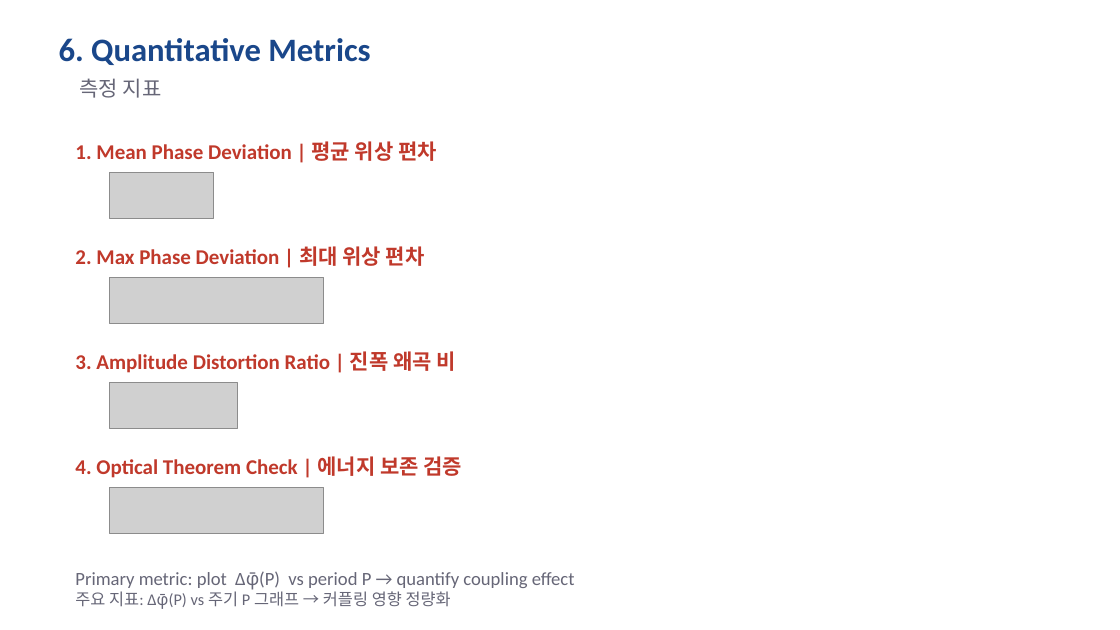
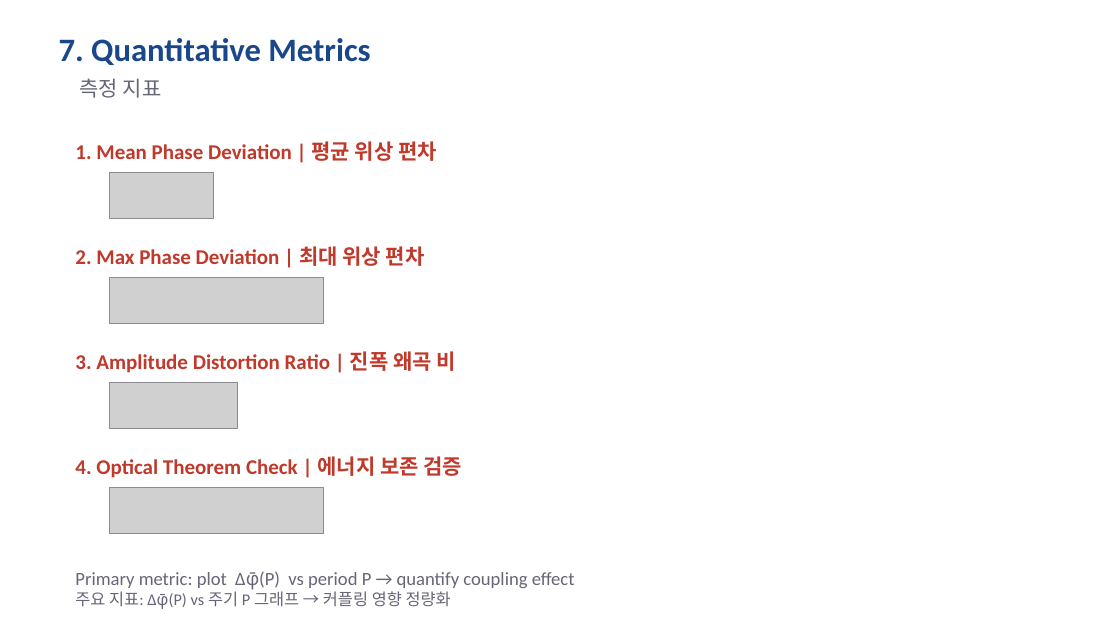
Before and after one commit to songyb111-gachon/week1, a slide deck: slide 8 of week1_proposal_v2.pptx (slide 7 before the commit). Drawn at 1120x630 pixels with LibreOffice and Linux fonts; fonts in the diff are those of the drawing; grey boxes stand for pictures. Boxes give left, top, right and bottom in pixels: in the first picture for what was removed or moved away, otherwise in the second. Text is boxed around its words. In the diff, an @@ line names an element or a change of style, - is before the commit and + after.

```diff
--- a/week1_proposal_v2.pptx
+++ b/week1_proposal_v2.pptx
@@ text at bbox=[59, 38, 370, 65]: text changed @@
-6. Quantitative Metrics
+7. Quantitative Metrics
```
Also in this commit, not shown: 5 other slides changed, 1 slide added, 3 other files.
